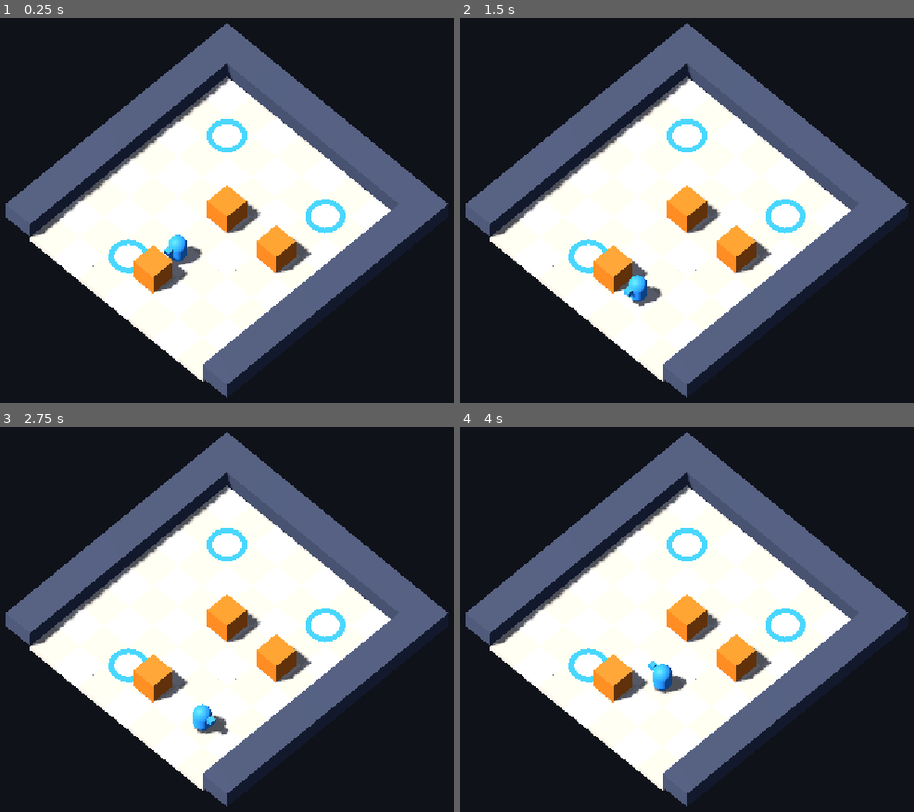
Above: before the commit, frames 1-4 (two rows, left to right).
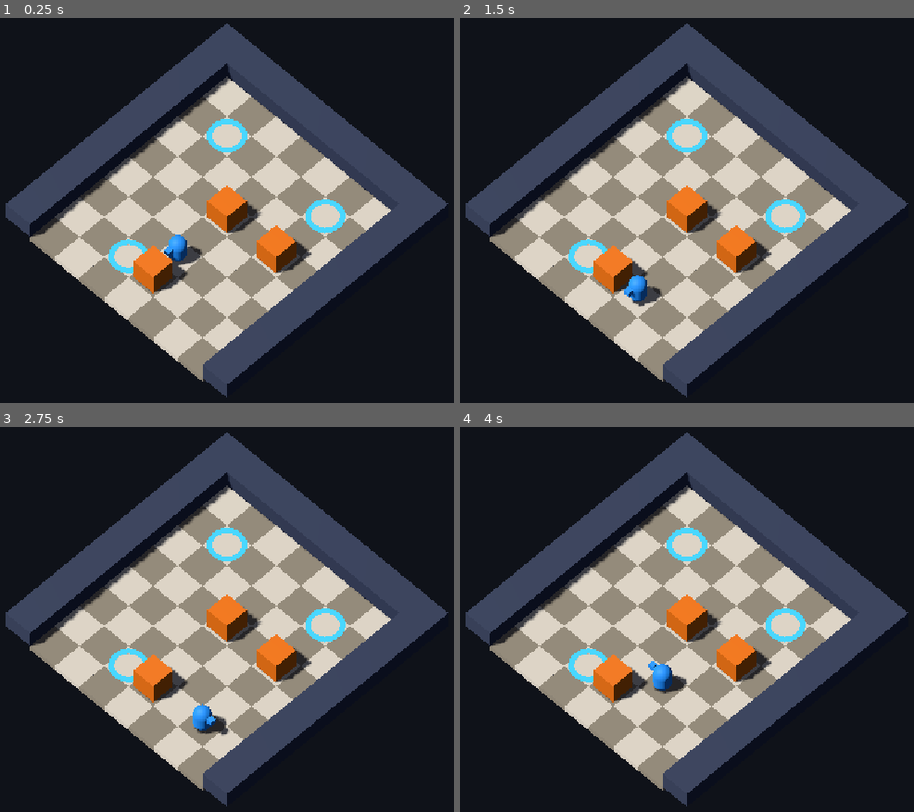
Above: after the commit, the same moments.

Repository: 314857493/game-studio
Game: Godot game, scene res://scenes/main.tscn
Two runs of this game, one before a commit and one after it. Both use one fixed random seed, a clock stepped at 60 frames per second and the inputs below.
Inputs:
- Up to frame 1 (0.25 s): no input
- Up to frame 2 (1.5 s): tap Enter at 0.5 s; hold Right (move_right) 0.53-1.28 s; tap Space at 1.25 s; hold Down (move_down) from 1.28 s (still down)
- Up to frame 3 (2.75 s): tap Enter at 2 s; release Down (move_down) at 2.03 s; hold Right (move_right) from 2.03 s (still down)
- Up to frame 4 (4 s): tap Space at 2.75 s; release Right (move_right) at 2.78 s; hold Up (move_up) 2.78-3.53 s; tap Enter at 3.5 s; hold Left (move_left) from 3.53 s (still down)

The runs differ from the first frame. In frame 1, 46% of the frame differs, in the area x 1-99%, y 1-99%; in frame 2, 46%; in frame 3, 46%; in frame 4, 46%.

Commit message:
story: widen the floor checker contrast

Diff:
--- a/src/game.gd
+++ b/src/game.gd
@@ -39,16 +39,16 @@
 const CAMERA_NEAR := 0.05
 const CAMERA_FAR := 100.0
 const SUN_ROTATION_DEGREES := Vector3(-55.0, -30.0, 0.0)
-const SUN_ENERGY := 1.2
-const AMBIENT_ENERGY := 0.6
+const SUN_ENERGY := 0.7
+const AMBIENT_ENERGY := 0.28
 
 const ROUGHNESS_FLOOR := 0.95
 const ROUGHNESS_WALL := 0.85
 const ROUGHNESS_CRATE := 0.55
 const ROUGHNESS_PLAYER := 0.6
 
-const COLOR_FLOOR_LIGHT := Color("c9c0ad")
-const COLOR_FLOOR_DARK := Color("b8ae98")
+const COLOR_FLOOR_LIGHT := Color("cdc0a6")
+const COLOR_FLOOR_DARK := Color("8b7f68")
 const COLOR_WALL := Color("3a4050")
 const COLOR_CRATE := Color("e0701c")
 const COLOR_PLAYER := Color("2f8fdc")
